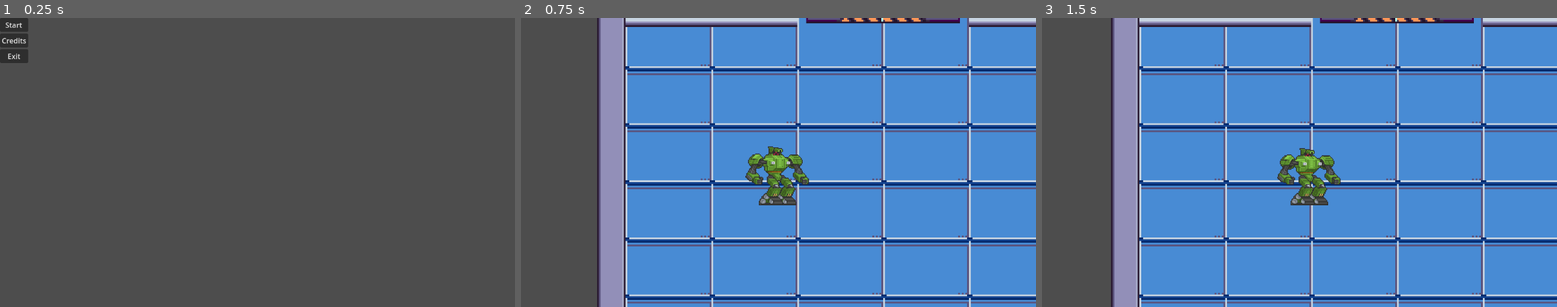
Above: before the commit, frames 1-3 (left to right).
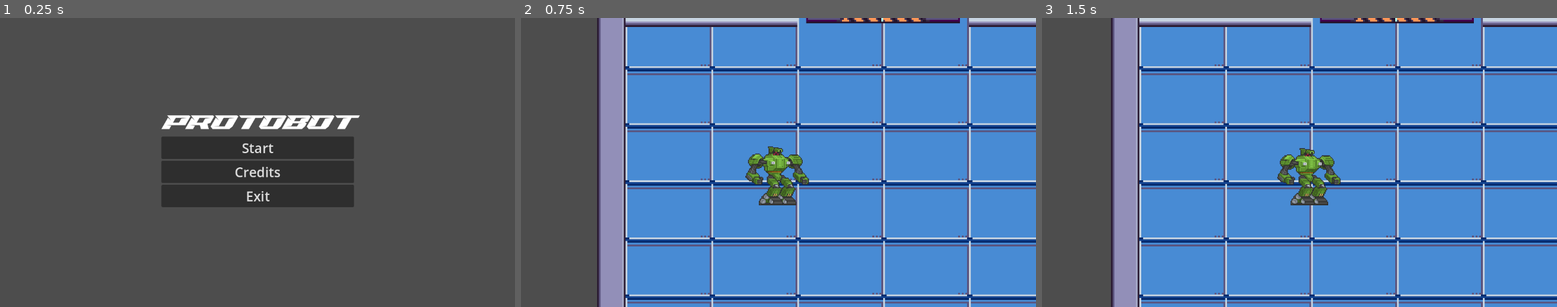
Above: after the commit, the same moments.

Repository: arrvy/protobot
Game: Godot game, scene res://ui/menu.tscn
Same seed, same stepped clock (60 frames per second), same inputs: the game is played once before the commit and once after it. This scene is started directly instead of the project's main scene.
Inputs:
- Up to frame 1 (0.25 s): no input
- Up to frame 2 (0.75 s): click "Start" at 0.5 s
- Up to frame 3 (1.5 s): tap Enter at 1.25 s; hold D (right) from 1.28 s (still down)

The runs differ from the first frame. In frame 1, 10% of the frame differs, in the area x 0-70%, y 0-66%; in frame 2, nothing differs; in frame 3, nothing differs.

Commit message:
Update UI

Diff:
--- a/main_game.tscn
+++ b/main_game.tscn
@@ -18,3 +18,5 @@
 position = Vector2(171, 168)
 zoom = Vector2(2, 2)
 position_smoothing_enabled = true
+
+[node name="CanvasLayer" type="CanvasLayer" parent="."]
--- a/ui/menu.tscn
+++ b/ui/menu.tscn
@@ -1,6 +1,7 @@
-[gd_scene load_steps=2 format=3 uid="uid://db5qgnkai0ahp"]
+[gd_scene load_steps=3 format=3 uid="uid://db5qgnkai0ahp"]
 
-[ext_resource type="Script" uid="uid://deydl33ff8fhv" path="res://ui/menu.gd" id="1_lti8b"]
+[ext_resource type="Script" uid="uid://deydl33ff8fhv" path="res://ui/menu.gd" id="1_bwjgb"]
+[ext_resource type="FontFile" uid="uid://d3rfcsp0iyni4" path="res://fonts/Bring Race.otf" id="2_udkah"]
 
 [node name="Menu" type="Control"]
 layout_mode = 3
@@ -9,26 +10,45 @@
 anchor_bottom = 1.0
 grow_horizontal = 2
 grow_vertical = 2
-script = ExtResource("1_lti8b")
+script = ExtResource("1_bwjgb")
 
 [node name="MarginContainer" type="MarginContainer" parent="."]
-layout_mode = 0
-offset_right = 40.0
-offset_bottom = 40.0
+layout_mode = 1
+anchors_preset = 8
+anchor_left = 0.5
+anchor_top = 0.5
+anchor_right = 0.5
+anchor_bottom = 0.5
+offset_left = -215.5
+offset_top = -121.5
+offset_right = 215.5
+offset_bottom = 121.5
+grow_horizontal = 2
+grow_vertical = 2
 
 [node name="VBoxContainer" type="VBoxContainer" parent="MarginContainer"]
 layout_mode = 2
 
+[node name="Title" type="Label" parent="MarginContainer/VBoxContainer"]
+layout_mode = 2
+theme_override_fonts/font = ExtResource("2_udkah")
+theme_override_font_sizes/font_size = 50
+text = "ProtoBot"
+horizontal_alignment = 1
+
 [node name="Start" type="Button" parent="MarginContainer/VBoxContainer"]
 layout_mode = 2
+theme_override_font_sizes/font_size = 30
 text = "Start"
 
 [node name="Credits" type="Button" parent="MarginContainer/VBoxContainer"]
 layout_mode = 2
+theme_override_font_sizes/font_size = 30
 text = "Credits"
 
 [node name="Exit" type="Button" parent="MarginContainer/VBoxContainer"]
 layout_mode = 2
+theme_override_font_sizes/font_size = 30
 text = "Exit"
 
 [connection signal="pressed" from="MarginContainer/VBoxContainer/Start" to="." method="_on_start_pressed"]
--- /dev/null
+++ b/ui/pilih_robot.tscn
@@ -0,0 +1,80 @@
+[gd_scene format=3 uid="uid://dhpgg5po3xkea"]
+
+[node name="PilihRobot" type="Control"]
+layout_mode = 3
+anchors_preset = 15
+anchor_right = 1.0
+anchor_bottom = 1.0
+grow_horizontal = 2
+grow_vertical = 2
+
+[node name="Label" type="Label" parent="."]
+layout_mode = 1
+anchors_preset = -1
+anchor_left = 0.5
+anchor_top = 0.27
+anchor_right = 0.5
+anchor_bottom = 0.27
+offset_left = -122.5
+offset_top = -20.96
+offset_right = 122.5
+offset_bottom = 21.04
+grow_horizontal = 2
+theme_override_font_sizes/font_size = 30
+text = "PILIH ROBOTMU!"
+
+[node name="PanelContainer" type="PanelContainer" parent="."]
+layout_mode = 1
+anchors_preset = 8
+anchor_left = 0.5
+anchor_top = 0.5
+anchor_right = 0.5
+anchor_bottom = 0.5
+offset_left = -20.0
+offset_top = -27.0
+offset_right = 20.0
+offset_bottom = 27.0
+grow_horizontal = 2
+grow_vertical = 2
+
+[node name="HBoxContainer" type="HBoxContainer" parent="PanelContainer"]
+layout_mode = 2
+
+[node name="VBoxContainer" type="VBoxContainer" parent="PanelContainer/HBoxContainer"]
+layout_mode = 2
+
+[node name="Label" type="Label" parent="PanelContainer/HBoxContainer/VBoxContainer"]
+layout_mode = 2
+text = "ROBOT 1"
+
+[node name="TextureButton" type="TextureButton" parent="PanelContainer/HBoxContainer/VBoxContainer"]
+layout_mode = 2
+
+[node name="Label2" type="Label" parent="PanelContainer/HBoxContainer/VBoxContainer"]
+layout_mode = 2
+
+[node name="VBoxContainer2" type="VBoxContainer" parent="PanelContainer/HBoxContainer"]
+layout_mode = 2
+
+[node name="Label" type="Label" parent="PanelContainer/HBoxContainer/VBoxContainer2"]
+layout_mode = 2
+text = "ROBOT 2"
+
+[node name="TextureButton" type="TextureButton" parent="PanelContainer/HBoxContainer/VBoxContainer2"]
+layout_mode = 2
+
+[node name="Label2" type="Label" parent="PanelContainer/HBoxContainer/VBoxContainer2"]
+layout_mode = 2
+
+[node name="VBoxContainer3" type="VBoxContainer" parent="PanelContainer/HBoxContainer"]
+layout_mode = 2
+
+[node name="Label" type="Label" parent="PanelContainer/HBoxContainer/VBoxContainer3"]
+layout_mode = 2
+text = "ROBOT 3"
+
+[node name="TextureButton" type="TextureButton" parent="PanelContainer/HBoxContainer/VBoxContainer3"]
+layout_mode = 2
+
+[node name="Label2" type="Label" parent="PanelContainer/HBoxContainer/VBoxContainer3"]
+layout_mode = 2
Binary file added: assets/PRE.jpg
Not shown, added: assets/PRE.jpg.import
Binary file added: fonts/Bring Race.otf
Not shown, added: fonts/Bring Race.otf.import
Binary file added: fonts/PRE.jpg
Not shown, added: fonts/PRE.jpg.import
